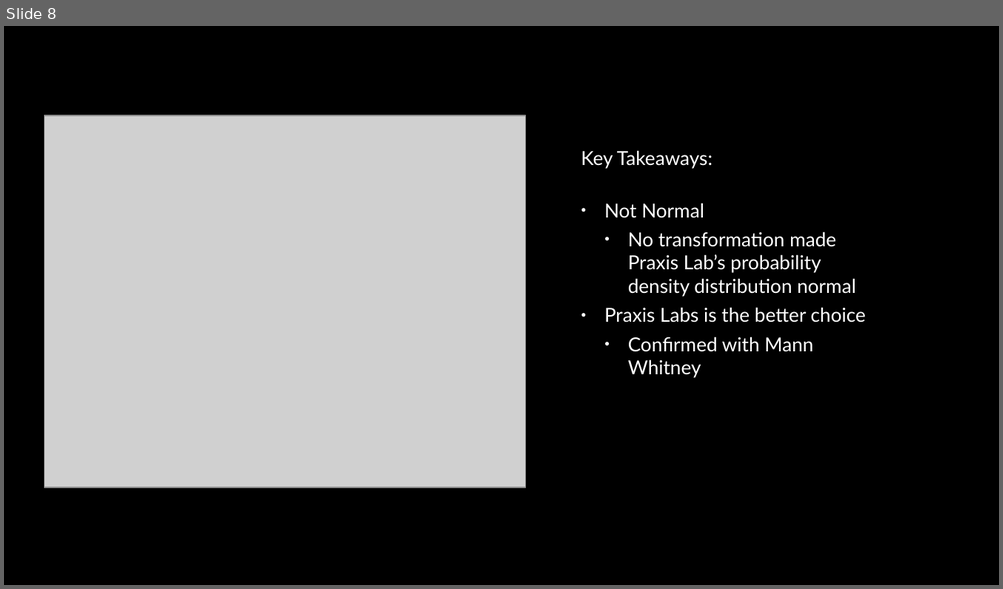
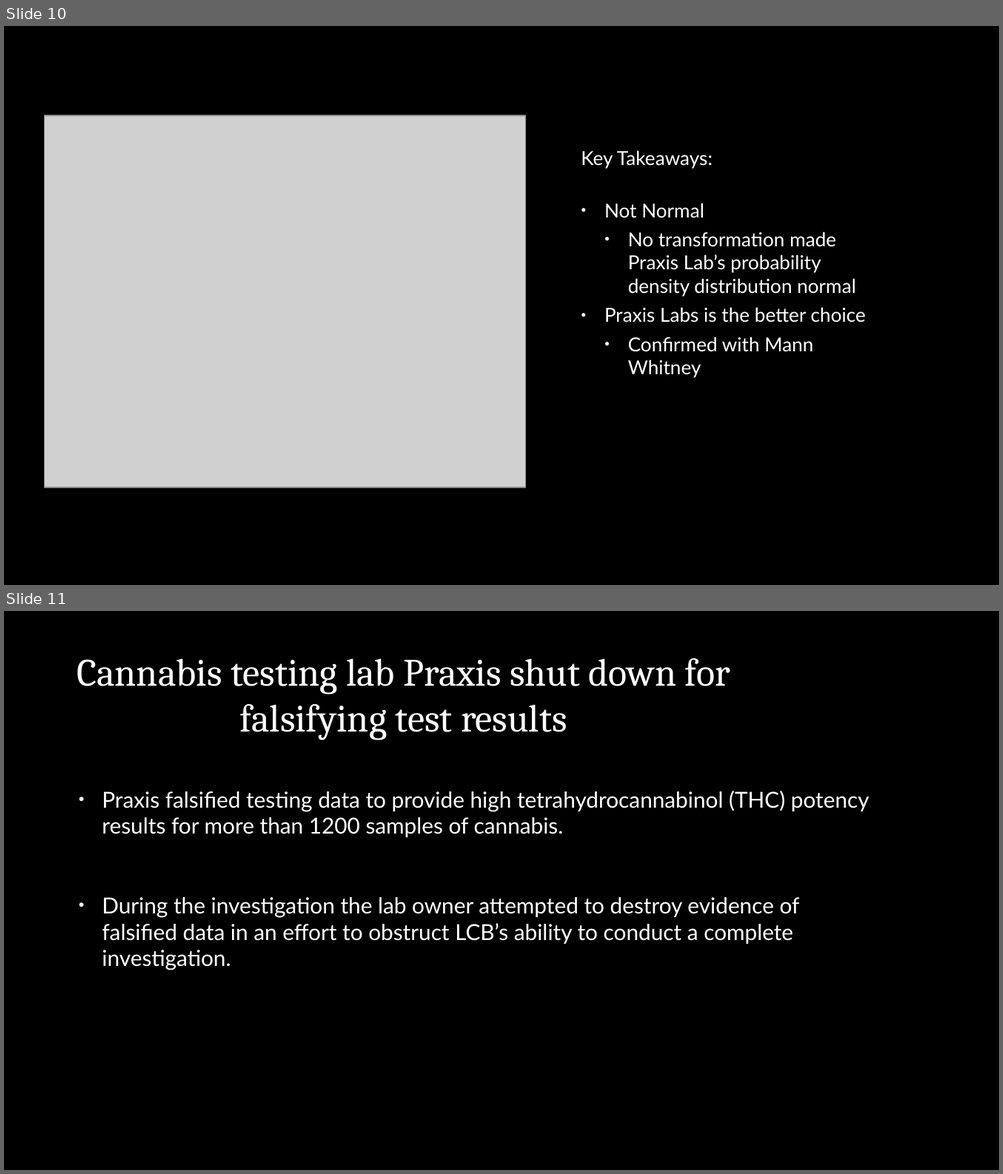
Before and after one commit to whit3am/i502_lab_results, a slide deck: reports/I502 Analysis Powerpoint.odp. Shown one above the other, each under a label of ours: slide 8 before the commit, slides 10 and 11 after it. The pictures are 1003x589 and 1003x1174 pixels, drawn with LibreOffice and Linux fonts; fonts in the diff are those of the drawing; grey boxes stand for pictures; background and template pictures are left out. Boxes give left, top, right and bottom in pixels: in the first picture for what was removed or moved away, otherwise in the second. Text is boxed around its words. In the diff, an @@ line names an element or a change of style, - is before the commit and + after.

```diff
--- a/reports/I502 Analysis Powerpoint.odp
+++ b/reports/I502 Analysis Powerpoint.odp
@@ slide 11 added at [4,611,999,1170], background picture (left out) @@
@@ title added at [77,658,730,741], 28 pt, text #FFFFFF @@
+Cannabis testing lab Praxis shut down for falsifying test results
@@ text added at [102,791,869,971], 16 pt, text #FFFFFF @@
+● Praxis falsified testing data to provide high tetrahydrocannabinol (THC) potency results for more than 1200 samples of cannabis.
+● During the investigation the lab owner attempted to destroy evidence of falsified data in an effort to obstruct LCB’s ability to conduct a complete investigation.
@@ what was slide 8 is now slide 10 @@
```
Also in this commit, not shown: 6 slides changed, 2 other slides added, 5 slides removed, 1 other file.
